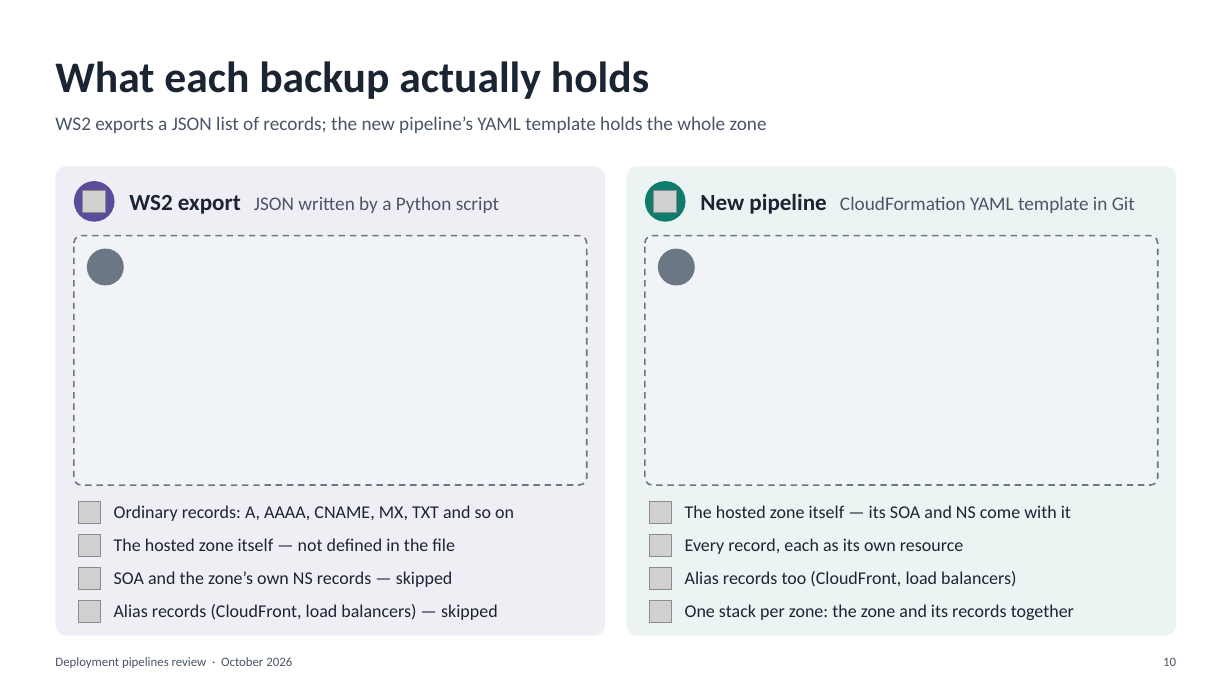
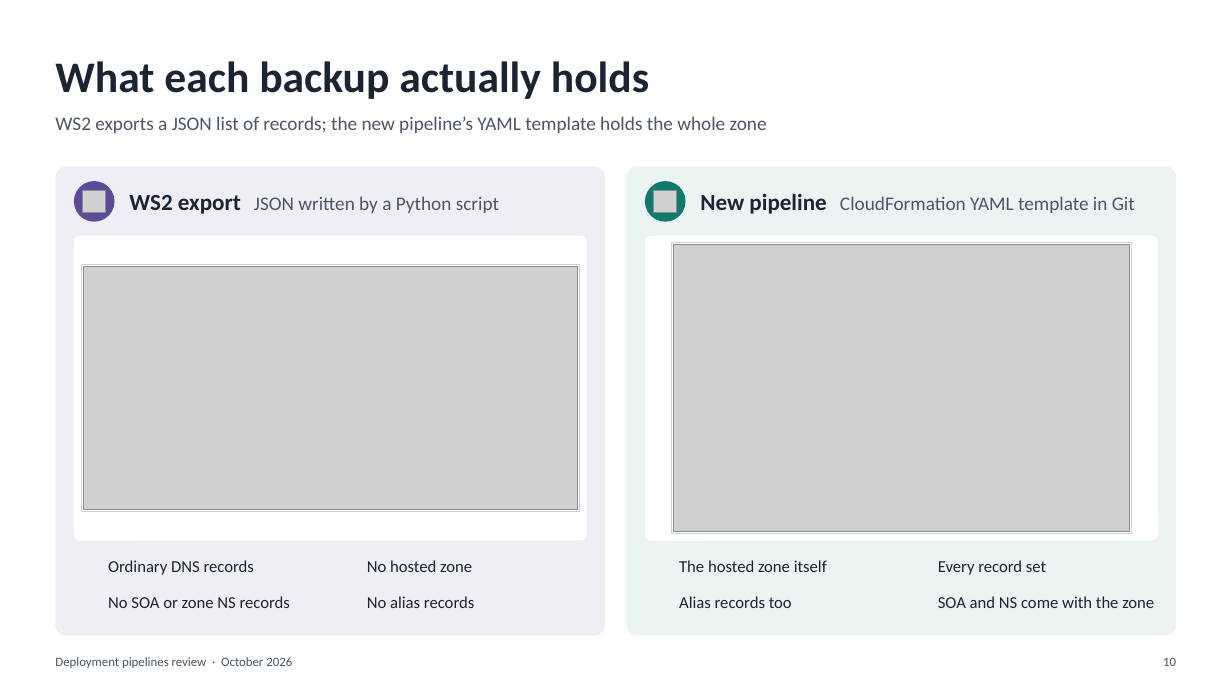
Before and after one commit to kunalshrivastavapune25/githubactions, a slide deck: slide 10 of pipeline/3pipepine/Deployment_Pipelines_Review.pptx. Drawn at 1232x693 pixels with LibreOffice and Linux fonts; fonts in the diff are those of the drawing; grey boxes stand for pictures; background and template pictures are left out. Boxes give left, top, right and bottom in pixels: in the first picture for what was removed or moved away, otherwise in the second. Text is boxed around its words. In the diff, an @@ line names an element or a change of style, - is before the commit and + after.

```diff
--- a/pipeline/3pipepine/Deployment_Pipelines_Review.pptx
+++ b/pipeline/3pipepine/Deployment_Pipelines_Review.pptx
@@ rounded rectangle: place and size @@
-rounded rectangle at [74,236,587,485]
+rounded rectangle at [74,236,587,541]
@@ rounded rectangle at [74,236,587,541]: fill #F1F4F7 to #FFFFFF; outline #6B7785 1.25 pt dashed to none; proportions changed @@
@@ rounded rectangle at [645,236,1158,541]: fill #F1F4F7 to #FFFFFF; outline #6B7785 1.25 pt dashed to none; proportions changed @@
@@ rounded rectangle: place and size @@
-rounded rectangle at [645,236,1158,485]
+rounded rectangle at [645,236,1158,541]
@@ rectangle added at [81,265,579,512], fill #FFFFFF, outline #C9D1DB 0.75 pt @@
@@ picture added at [83,267,578,510] @@
@@ ellipse removed at [87,249,124,286] @@
@@ ellipse removed at [658,249,695,286] @@
@@ rectangle added at [672,243,1132,533], fill #FFFFFF, outline #C9D1DB 0.75 pt @@
@@ picture added at [674,245,1130,531] @@
@@ picture removed at [79,502,101,524] @@
@@ picture removed at [650,502,672,524] @@
@@ picture removed at [79,535,101,557] @@
@@ picture removed at [650,535,672,557] @@
@@ picture removed at [79,567,101,590] @@
@@ text at [108,560,254,575]: text changed; size 14 to 13 pt @@
-Ordinary records: A, AAAA, CNAME, MX, TXT and so on
+Ordinary DNS records
@@ text at [367,560,472,572]: text changed; size 14 to 13 pt @@
-The hosted zone itself — not defined in the file
+No hosted zone
@@ picture removed at [650,567,672,590] @@
@@ text at [679,560,827,572]: text changed; size 14 to 13 pt @@
-The hosted zone itself — its SOA and NS come with it
+The hosted zone itself
@@ text at [938,560,1046,575]: text changed; size 14 to 13 pt @@
-Every record, each as its own resource
+Every record set
@@ text at [108,596,290,608]: text changed; size 14 to 13 pt @@
-SOA and the zone’s own NS records — skipped
+No SOA or zone NS records
@@ text at [367,596,474,608]: text changed; size 14 to 13 pt @@
-Alias records (CloudFront, load balancers) — skipped
+No alias records
@@ text at [679,596,792,608]: text changed; size 14 to 13 pt @@
-Alias records too (CloudFront, load balancers)
+Alias records too
@@ text at [938,596,1154,608]: text changed; size 14 to 13 pt @@
-One stack per zone: the zone and its records together
+SOA and NS come with the zone
@@ picture removed at [79,601,101,623] @@
@@ picture removed at [650,601,672,623] @@
```
Also in this commit, not shown: 7 other slides changed, 1 other file.
